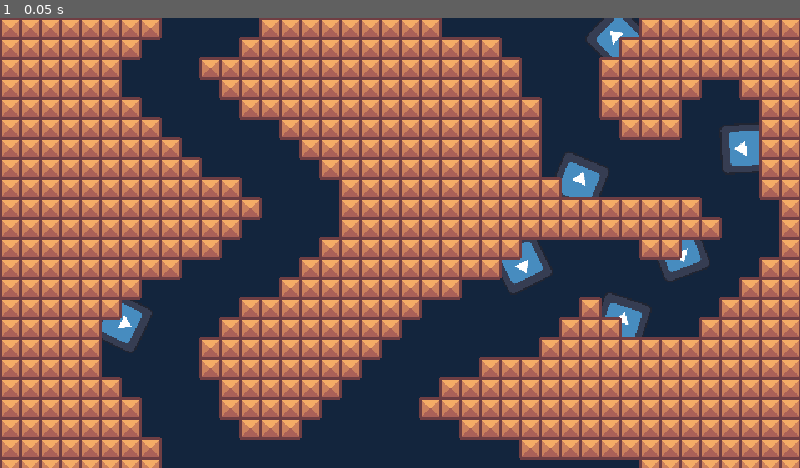
Above: before the commit, frame 1.
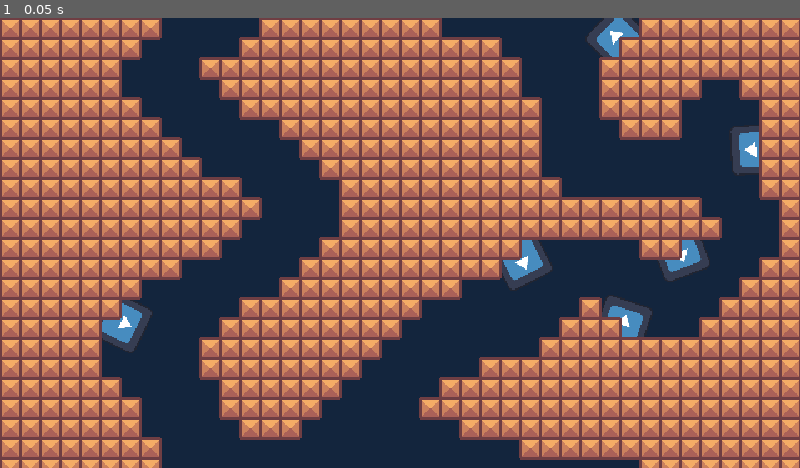
Above: after the commit, the same moment.

Repository: fallenatlas/bubbleproject
Game: Godot game, scene res://terrain_scenes/d.tscn
Same seed, same stepped clock (60 frames per second), same inputs: the game is played once before the commit and once after it. This scene is started directly instead of the project's main scene. The engine's default icon, where the game draws it, is replaced by a stand-in: a white triangle on a blue panel in a dark square.
Inputs:
- Up to frame 1 (0.05 s): no input

The runs differ from the first frame. In frame 1, 1.0% of the frame differs, in the area x 62-95%, y 23-71%.

Commit message:
slight adjustments

Diff:
--- a/follow_enemy.tscn
+++ b/follow_enemy.tscn
@@ -4,12 +4,12 @@
 [ext_resource type="Texture2D" uid="uid://dy1ghof4ud5ja" path="res://icon.svg" id="2_vn3w3"]
 
 [sub_resource type="CapsuleShape2D" id="CapsuleShape2D_rjxsv"]
-radius = 14.0
-height = 48.0
+radius = 11.0
+height = 42.0
 
 [sub_resource type="CapsuleShape2D" id="CapsuleShape2D_km0wq"]
-radius = 15.0
-height = 50.0
+radius = 12.0
+height = 44.0
 
 [node name="Enemy" type="CharacterBody2D"]
 collision_layer = 2
@@ -18,8 +18,8 @@
 script = ExtResource("1_8jwng")
 
 [node name="Sprite2D" type="Sprite2D" parent="."]
-position = Vector2(0.499999, 0)
-scale = Vector2(0.351563, 0.21875)
+position = Vector2(1.49012e-06, -2.08616e-07)
+scale = Vector2(0.328125, 0.1875)
 texture = ExtResource("2_vn3w3")
 
 [node name="CollisionShape2D" type="CollisionShape2D" parent="."]
--- a/terrain_scenes/d.tscn
+++ b/terrain_scenes/d.tscn
@@ -17,7 +17,7 @@
 [node name="Terrain" type="Node2D"]
 
 [node name="Spikes" parent="." instance=ExtResource("1_c45hg")]
-position = Vector2(417, 196)
+position = Vector2(417, 193)
 rotation = 2.66856
 
 [node name="Spikes7" parent="." instance=ExtResource("1_c45hg")]
@@ -28,20 +28,16 @@
 position = Vector2(97, 243)
 rotation = 2.0218
 
-[node name="Spikes5" parent="." instance=ExtResource("1_c45hg")]
-position = Vector2(463, 131)
-rotation = 0.396155
-
 [node name="Spikes6" parent="." instance=ExtResource("1_c45hg")]
 position = Vector2(494, 16)
 rotation = -0.811714
 
 [node name="Spikes4" parent="." instance=ExtResource("1_c45hg")]
-position = Vector2(596, 104)
+position = Vector2(604, 105)
 rotation = 4.65573
 
 [node name="Spikes3" parent="." instance=ExtResource("1_c45hg")]
-position = Vector2(497, 243)
+position = Vector2(498, 245)
 rotation = 0.320886
 
 [node name="Spikes2" parent="." instance=ExtResource("1_c45hg")]
